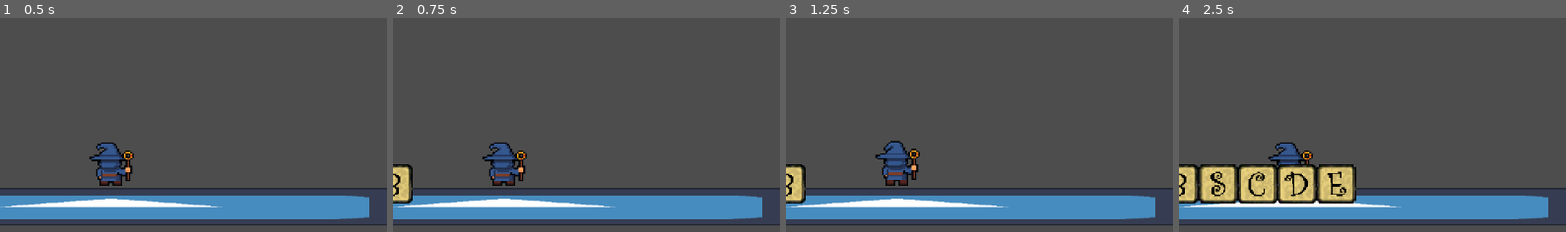
Above: before the commit, frames 1-4 (left to right).
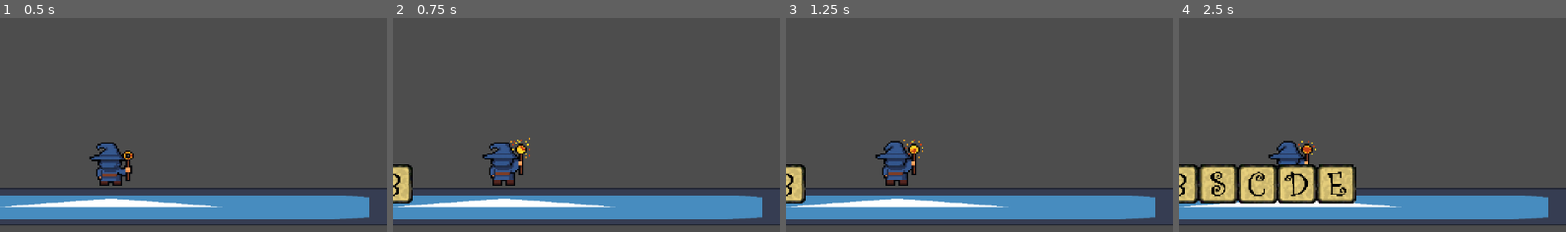
Above: after the commit, the same moments.

Repository: Mark-0909/Type-Wizard-Tower-Defense
Game: Godot game, scene res://nodes/main.tscn
Two runs of this game, one before a commit and one after it. Both use one fixed random seed, a clock stepped at 60 frames per second and the inputs below. The engine's default icon, where the game draws it, is replaced by a stand-in: a white triangle on a blue panel in a dark square.
Inputs:
- Up to frame 1 (0.5 s): no input
- Up to frame 2 (0.75 s): tap Enter at 0.5 s; hold D from 0.53 s (still down); tap B at 0.6 s
- Up to frame 3 (1.25 s): keep holding D
- Up to frame 4 (2.5 s): release D at 1.28 s; hold S 1.28-2.03 s; tap C at 1.35 s; hold D from 2.03 s (still down); tap E at 2.1 s
The pictures show only the part of the screen within x 35-85%, y 50-100%; the shares and areas given below are measured in that part.

Frame 1 is identical in both runs. In frame 2, 1.0% of the frame differs, in the area x 23-36%, y 55-78%; in frame 3, 0.4%; in frame 4, 0.7%.

Commit message:
added charhing animation

Diff:
--- a/nodes/main.tscn
+++ b/nodes/main.tscn
@@ -16,10 +16,6 @@
 offset_bottom = 633.0
 scale = Vector2(29.0595, 3.79588)
 alignment = 1
-
-[node name="Wizard" parent="." instance=ExtResource("2_25rbu")]
-position = Vector2(4, 532)
-scale = Vector2(2.08486, 1.97713)
 
 [node name="spawn area" type="Node" parent="."]
 
@@ -58,6 +54,10 @@
 position = Vector2(5, 700)
 scale = Vector2(22.3475, 1.09717)
 
+[node name="Wizard" parent="Castle" instance=ExtResource("2_25rbu")]
+position = Vector2(-0.0447477, -153.121)
+scale = Vector2(0.0932928, 1.80203)
+
 [node name="GameManager" type="Node" parent="."]
 script = ExtResource("3_j75sh")
 
--- a/nodes/wizard.tscn
+++ b/nodes/wizard.tscn
@@ -46,7 +46,7 @@
 [node name="AnimatedSprite2D" type="AnimatedSprite2D" parent="."]
 sprite_frames = SubResource("SpriteFrames_yulx4")
 animation = &"charging"
-frame_progress = 0.570645
+frame_progress = 0.40739
 
 [node name="Marker2D" type="Marker2D" parent="."]
 position = Vector2(0, -66)
--- a/scripts/main.gd
+++ b/scripts/main.gd
@@ -49,6 +49,12 @@
 		spawn_enemy()
 		spawn_interval = max(min_spawn_interval, spawn_interval - spawn_acceleration)
 		spawn_timer = spawn_interval
+
+	if typed_letters.size() > 0:
+		$Castle/Wizard._change_state($Castle/Wizard.State.CHARGING)
+	else:
+		$Castle/Wizard._change_state($Castle/Wizard.State.IDLE)
+
 
 
 func spawn_enemy() -> void:
@@ -116,6 +122,7 @@
 			check_enemy_matches()
 
 
+
 func _print_typed_letters() -> void:
 	var typed_text := ""
 	for letter_dict in typed_letters:
@@ -135,6 +142,8 @@
 				enemy.queue_free()
 				clear_typed_letters()
 
+
+
 func clear_typed_letters():
 	for letter_dict in typed_letters:
 		letter_dict.node.queue_free()
--- a/scripts/wizard.gd
+++ b/scripts/wizard.gd
@@ -1,10 +1,30 @@
 extends Node2D
 
+# Define states
+enum State {
+	IDLE,
+	CHARGING,
+	FIRE
+}
 
-
+var current_state: State = State.IDLE
 
 func _ready() -> void:
-	$AnimatedSprite2D.play("default")
+	_set_animation(current_state)
 
 func _process(delta: float) -> void:
 	pass
+
+func _change_state(new_state: State) -> void:
+	if current_state != new_state:
+		current_state = new_state
+		_set_animation(current_state)
+
+func _set_animation(state: State) -> void:
+	match state:
+		State.IDLE:
+			$AnimatedSprite2D.play("default")
+		State.CHARGING:
+			$AnimatedSprite2D.play("charging")
+		State.FIRE:
+			$AnimatedSprite2D.play("fire")
